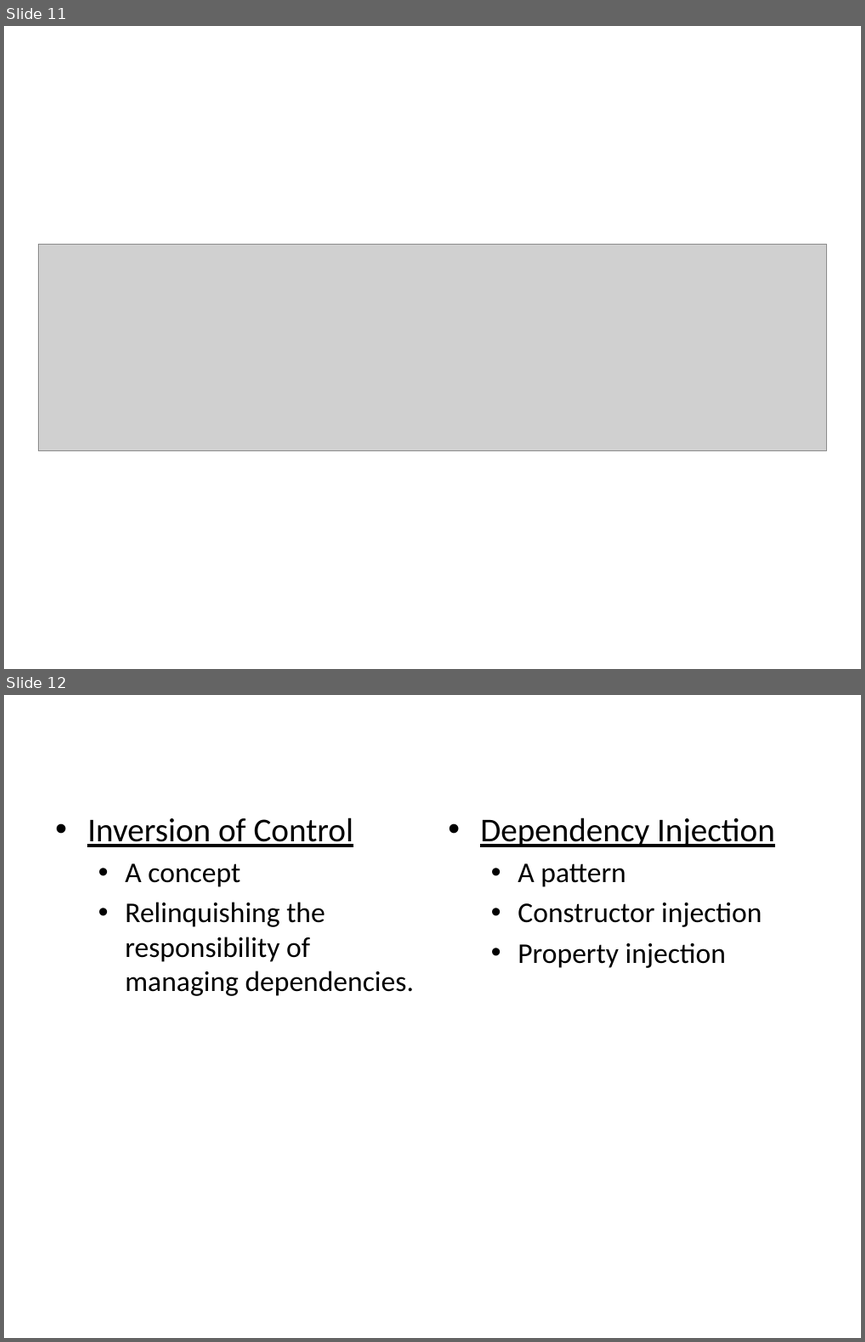
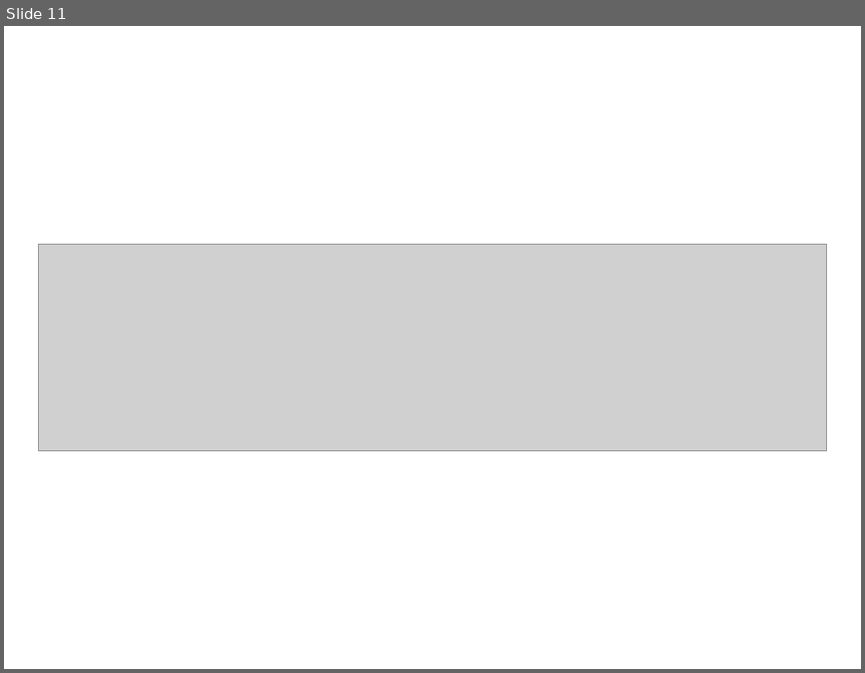
Before and after one commit to calebjenkins/Practical-IOC, a slide deck: Practical Inversion Of Control.pptx. Shown one above the other, each under a label of ours: slides 11 and 12 before the commit, slide 11 after it. The pictures are 865x1342 and 865x673 pixels, drawn with LibreOffice and Linux fonts; fonts in the diff are those of the drawing; grey boxes stand for pictures. Boxes give left, top, right and bottom in pixels: in the first picture for what was removed or moved away, otherwise in the second. Text is boxed around its words. In the diff, an @@ line names an element or a change of style, - is before the commit and + after.

```diff
--- a/Practical Inversion Of Control.pptx
+++ b/Practical Inversion Of Control.pptx
@@ slide 12 removed at (x1=4, y1=695, x2=861, y2=1338), background #FFFFFF @@
@@ text removed at (x1=87, y1=817, x2=414, y2=996) @@
-• Inversion of Control
-  • A concept
-  • Relinquishing the responsibility of managing dependencies.
@@ text removed at (x1=480, y1=817, x2=775, y2=968) @@
-• Dependency Injection
-  • A pattern
-  • Constructor injection
-  • Property injection
```
Also in this commit, not shown: 2 slides changed, 1 slide added.
